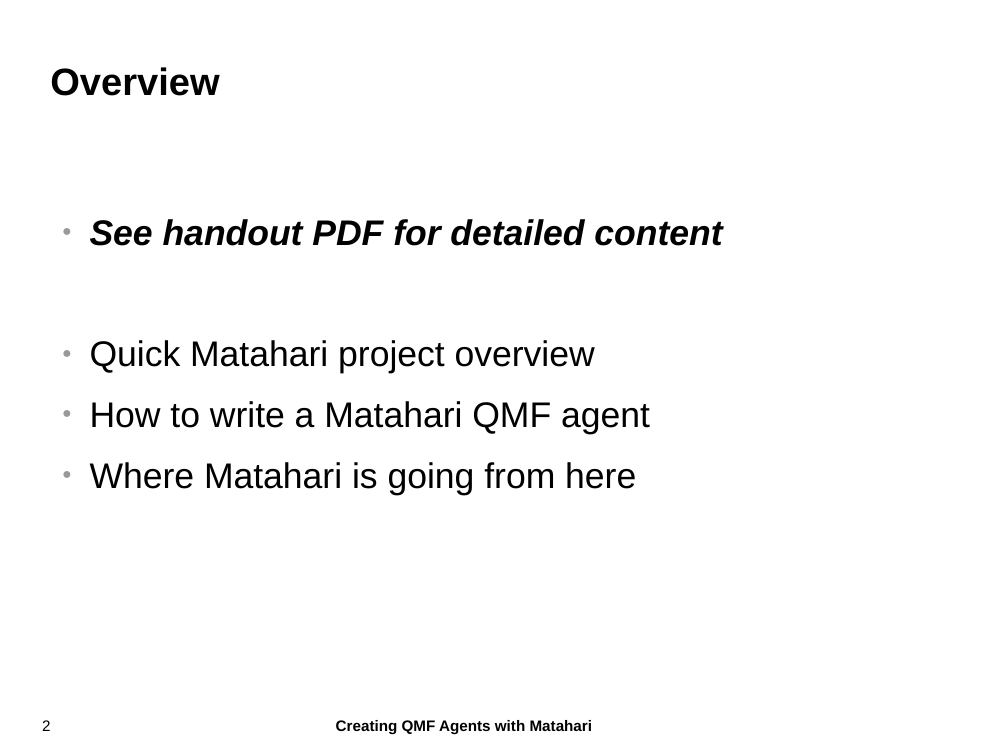
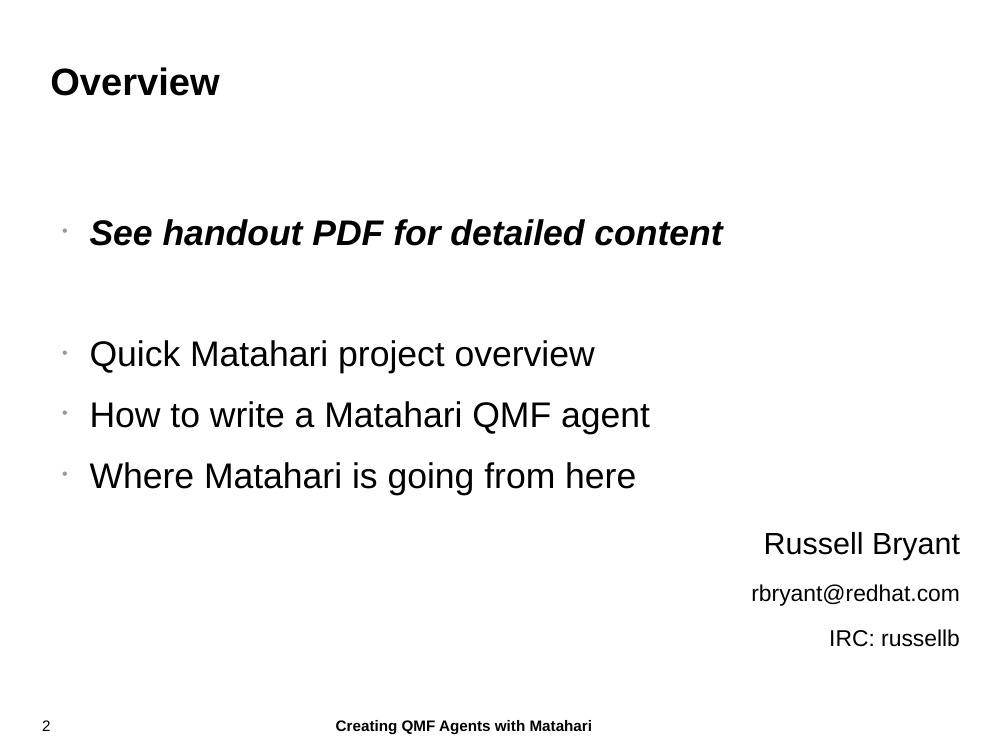
Before and after one commit to zaneb/presentations, a slide deck: slide 2 of Matahari-2011-10-12.odp. Drawn at 1008x756 pixels with LibreOffice and Linux fonts; fonts in the diff are those of the drawing; background and template pictures are left out. Boxes give left, top, right and bottom in pixels: in the first picture for what was removed or moved away, otherwise in the second. Text is boxed around its words. In the diff, an @@ line names an element or a change of style, - is before the commit and + after.

```diff
--- a/Matahari-2011-10-12.odp
+++ b/Matahari-2011-10-12.odp
@@ text "See handout PDF for detailed ..." at (90, 219, 722, 495): bullet ● to • @@
@@ text added at (751, 532, 960, 647), 18 pt, text #000000 @@
+Russell Bryant
+rbryant@redhat.com
+IRC: russellb
```
Also in this commit, not shown: 5 other slides changed, 1 slide added.
